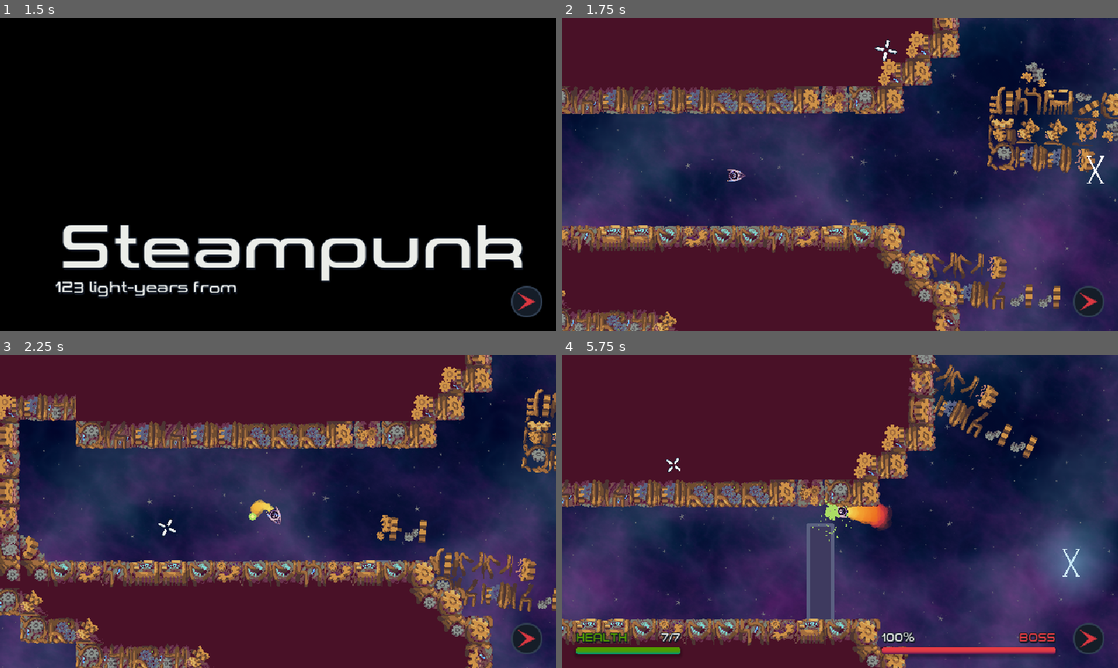
Above: before the commit, frames 1-4 (two rows, left to right).
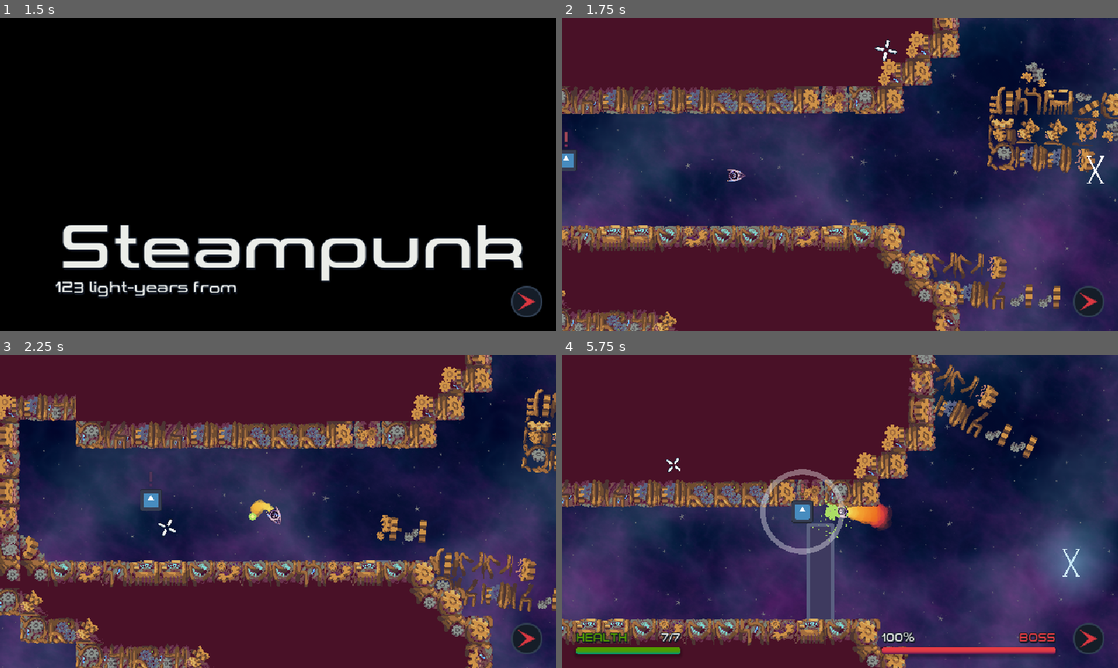
Above: after the commit, the same moments.

Repository: Yoshiip/boss-rush-jam-2024
Game: Godot game, scene res://levels/menu/menu.tscn
The game is run twice, just before and just after one commit, with the same random seed, the same clock (stepped at 60 frames per second) and the same inputs. The engine's default icon, where the game draws it, is replaced by a stand-in: a white triangle on a blue panel in a dark square.
Inputs (mouse positions are in pixels of both pictures, inside the frame that each line leads up to):
- Up to frame 1 (1.5 s): tap Enter at 0.5 s; move the mouse to (400, 158) at 0.52 s; press the mouse at (400, 158) at 0.53 s; hold D (move_right) 0.53-1.25 s; release the mouse at (400, 158) at 1.25 s; click "debug boss 2" at 1.25 s
- Up to frame 2 (1.75 s): no input
- Up to frame 3 (2.25 s): move the mouse to (166, 527) at 2.02 s; hold S (move_down) from 2.03 s (still down); tap Space (weapon_toggle) at 2.1 s
- Up to frame 4 (5.75 s): move the mouse to (895, 442) at 2.77 s; release S (move_down) at 2.78 s; press the mouse at (895, 442) at 2.78 s; hold D (move_right) 2.78-3.53 s; move the mouse to (812, 574) at 3.52 s; release the mouse at (812, 574) at 3.53 s; hold W (move_up) 3.53-4.28 s; tap Space (weapon_toggle) at 3.6, 5.1 s; move the mouse to (1006, 558) at 4.27 s; press the mouse at (1006, 558) at 4.28 s; hold A (move_left) from 4.28 s (still down); move the mouse to (673, 464) at 5.02 s; release the mouse at (673, 464) at 5.03 s

Frame 1 is identical in both runs. In frame 2, 0.2% of the frame differs, in the area x 0-3%, y 36-49%; in frame 3, 0.2%; in frame 4, 1.0%, in the area x 35-51%, y 36-64%.

Commit message:
bomber fix

Diff:
--- a/entities/bomber/bomber.gd
+++ b/entities/bomber/bomber.gd
@@ -1,23 +1,23 @@
 class_name Bomber
 extends CharacterBodyEnemy
 
+@export var speed := 250.0
+
+@onready var timer := 6.0 + randf()
 func _ready() -> void:
 	super()
 	player = get_tree().get_first_node_in_group("Spaceship")
-	var tween := get_tree().create_tween().set_parallel(true).set_ease(Tween.EASE_IN_OUT).set_trans(Tween.TRANS_CIRC).bind_node(self)
+	var tween := get_tree().create_tween().set_parallel(true).set_ease(Tween.EASE_IN_OUT).set_trans(Tween.TRANS_SINE).bind_node(self)
 	$Circle.modulate.a = 0.0
 	tween.tween_property($Circle, "scale", Vector2.ONE, timer)
 	tween.tween_property($Circle, "modulate:a", 0.5, timer)
 
-const SPEED := 50.0
-
-@onready var timer := 2.0 + randf()
 
 
 const EXPLOSION = preload("res://entities/explosion/explosion.tscn")
 func _physics_process(delta: float) -> void:
 	if is_instance_valid(player):
-		velocity = velocity.lerp((player.position - position).normalized() * 50.0, 5.0 * delta)
+		velocity = velocity.lerp((player.position - position).normalized() * speed, 5.0 * delta)
 		move_and_slide()
 
 func _process(delta: float) -> void:
--- a/entities/explosion/explosion.gd
+++ b/entities/explosion/explosion.gd
@@ -10,18 +10,18 @@
 var inside := []
 
 func _process(delta: float) -> void:
-	$Sprite.scale = lerp(Vector2.ONE, Vector2.ZERO, time_left / MAX_TIME)
 	time_left -= delta
 	if time_left <= 0.0:
-		for body in inside:
-			get_viewport().get_camera_2d().add_trauma(15.0)
-			body.take_damage(3, global_position)
+		get_viewport().get_camera_2d().add_trauma(15.0)
 		queue_free()
 
 
+
+var hitted := false
 func _on_body_entered(body: Node2D) -> void:
-	if body.is_in_group("Spaceship"):
-		inside.append(body)
+	if body.is_in_group("Spaceship") and not hitted:
+		hitted = true
+		body.take_damage(3, global_position)
 
 
 func _on_body_exited(body: Node2D) -> void:
--- a/entities/explosion/explosion.tscn
+++ b/entities/explosion/explosion.tscn
@@ -1,9 +1,17 @@
-[gd_scene load_steps=8 format=3 uid="uid://dxyl7w8icelrq"]
+[gd_scene load_steps=10 format=3 uid="uid://dxyl7w8icelrq"]
 
 [ext_resource type="Script" path="res://entities/explosion/explosion.gd" id="1_ylg4u"]
 [ext_resource type="Texture2D" uid="uid://w3os3vngij2t" path="res://assets/utils/blob.png" id="2_6s5bj"]
 [ext_resource type="Texture2D" uid="uid://fdghs4xd54o4" path="res://assets/utils/circle_256_16.png" id="2_kxrt7"]
 [ext_resource type="AudioStream" uid="uid://lgi7ddgnykd7" path="res://audios/effects/small-boom.wav" id="4_5ty8o"]
+
+[sub_resource type="Curve" id="Curve_wqh06"]
+_data = [Vector2(0, 0), 0.0, 0.0, 0, 0, Vector2(1, 1), 0.0, 0.0, 0, 0]
+point_count = 2
+
+[sub_resource type="Gradient" id="Gradient_ny0f2"]
+offsets = PackedFloat32Array(0, 0.131086, 1)
+colors = PackedColorArray(1, 1, 1, 0, 1, 1, 1, 1, 1, 1, 1, 0)
 
 [sub_resource type="Curve" id="Curve_xbo8c"]
 _data = [Vector2(0, 1), 0.0, 0.0, 0, 0, Vector2(1, 0), -3.22172, 0.0, 0, 0]
@@ -18,8 +26,17 @@
 [node name="Explosion" type="Area2D"]
 script = ExtResource("1_ylg4u")
 
-[node name="Sprite" type="Sprite2D" parent="."]
+[node name="Ring" type="CPUParticles2D" parent="."]
+emitting = false
+amount = 4
+one_shot = true
+preprocess = 0.5
+explosiveness = 0.5
+randomness = 1.0
 texture = ExtResource("2_kxrt7")
+gravity = Vector2(0, 0)
+scale_amount_curve = SubResource("Curve_wqh06")
+color_ramp = SubResource("Gradient_ny0f2")
 
 [node name="Particles" type="CPUParticles2D" parent="."]
 emitting = false
--- a/levels/fights/fight_root.gd
+++ b/levels/fights/fight_root.gd
@@ -225,6 +225,9 @@
 			enemy = SPIKE_BALL.instantiate()
 		"bomber":
 			enemy = BOMBER.instantiate()
+			enemy.global_position = pos
+			add_child(enemy)
+			return
 		"laser_eye":
 			enemy = LASER_EYE.instantiate()
 	enemy.global_position = pos
--- a/levels/fights/steampunk/steampunk_fight.gd
+++ b/levels/fights/steampunk/steampunk_fight.gd
@@ -28,7 +28,6 @@
 	$Hands/Small.rotation += delta * -spin_speed * 1/12
 
 func _on_digit_on(number: int) -> void:
-	print(number)
 	if number == 12:
 		var no_on := 0
 		for digit in $Digits.get_children():
--- a/levels/fights/steampunk/steampunk_fight.tscn
+++ b/levels/fights/steampunk/steampunk_fight.tscn
@@ -1,9 +1,10 @@
-[gd_scene load_steps=8 format=4 uid="uid://swbe71fh4smh"]
+[gd_scene load_steps=9 format=4 uid="uid://swbe71fh4smh"]
 
 [ext_resource type="Script" path="res://levels/fights/steampunk/steampunk_fight.gd" id="1_ydmgx"]
 [ext_resource type="PackedScene" uid="uid://cw0njmjruvdmf" path="res://assets/spaceship/spaceship.tscn" id="2_ddxgr"]
 [ext_resource type="Resource" uid="uid://3ul7r0tla1yw" path="res://resources/bosses/steampunk.tres" id="2_qhn5i"]
 [ext_resource type="Script" path="res://assets/camera/BetterCamera.gd" id="3_sbtjg"]
+[ext_resource type="PackedScene" uid="uid://cy71ee6yb0t0w" path="res://entities/bomber/bomber.tscn" id="7_c04y2"]
 [ext_resource type="TileSet" uid="uid://cxnslw8n81qkk" path="res://assets/tiles/Basic_tile_set.tres" id="11_gwwk4"]
 [ext_resource type="PackedScene" uid="uid://dxd1rajk1renk" path="res://assets/door/door.tscn" id="12_bmpm0"]
 
@@ -91,3 +92,6 @@
 metadata/_edit_lock_ = true
 
 [node name="Digits" type="Node2D" parent="."]
+
+[node name="Bomber" parent="." instance=ExtResource("7_c04y2")]
+position = Vector2(-2570, -27)
